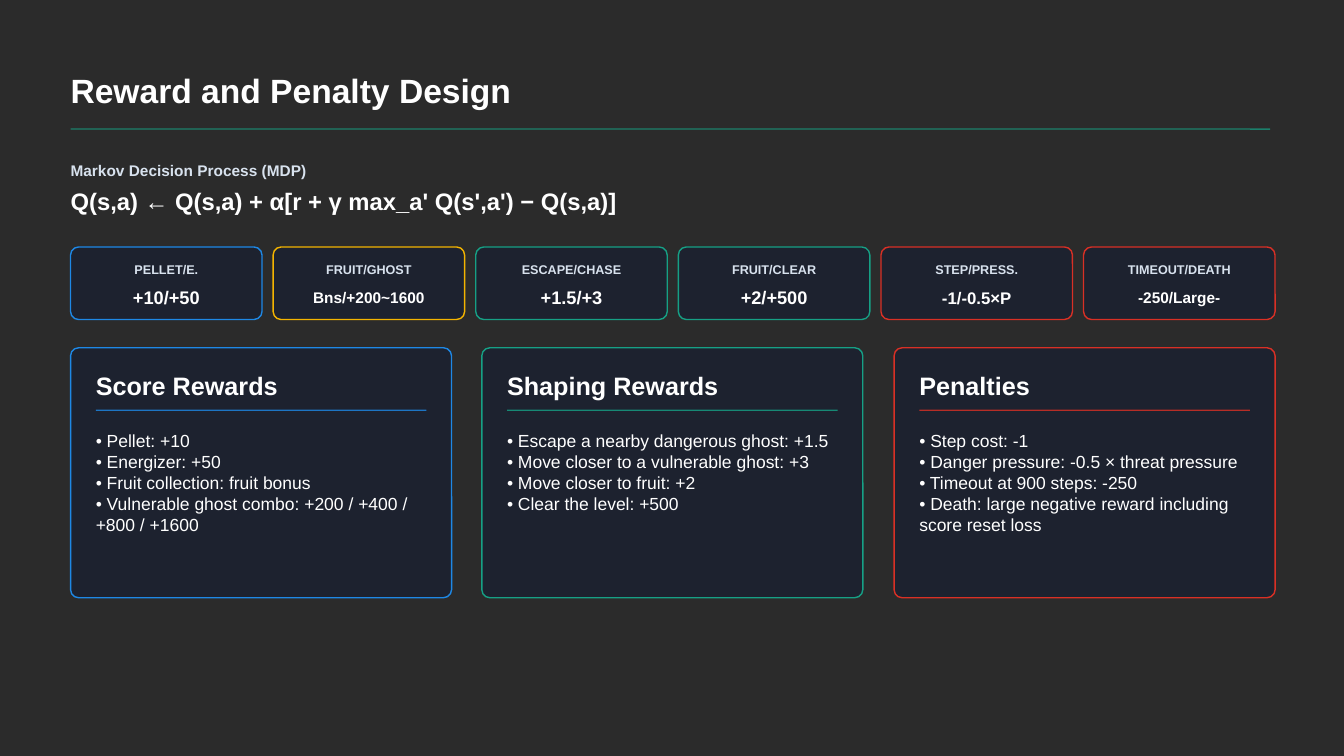
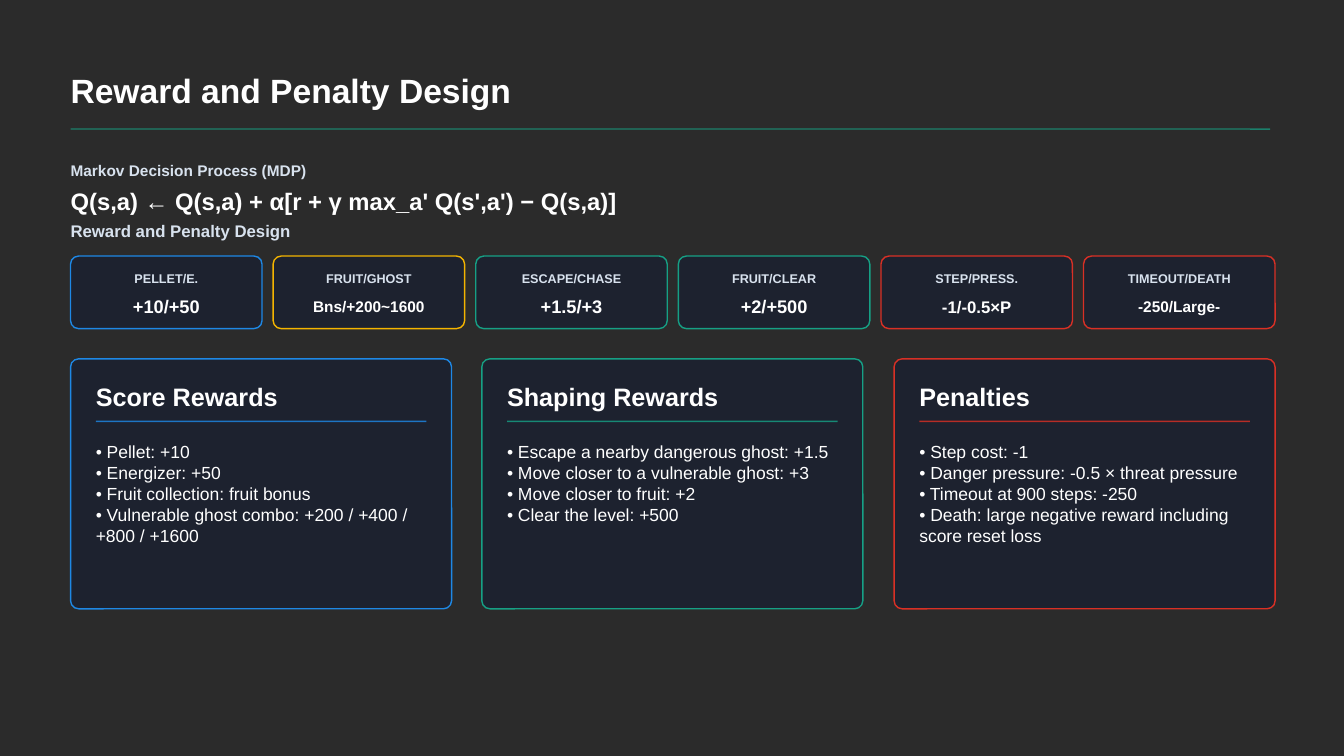
Before and after one commit to RichardFeng000/cs520-project, a slide deck: slide 2 of ppt_3pages/pacman_rl_3slides.pptx. Drawn at 1344x756 pixels with LibreOffice and Linux fonts; fonts in the diff are those of the drawing; background and template pictures are left out; a plain dark background stands for a picture behind light text. Boxes give left, top, right and bottom in pixels: in the first picture for what was removed or moved away, otherwise in the second. Text is boxed around its words. In the diff, an @@ line names an element or a change of style, - is before the commit and + after.

```diff
--- a/ppt_3pages/pacman_rl_3slides.pptx
+++ b/ppt_3pages/pacman_rl_3slides.pptx
@@ text added at box(71, 225, 291, 241), 12 pt, text #D8E2EE, bold @@
+Reward and Penalty Design
@@ 18 texts, 9 rounded rectangles, 3 lines: place and size @@
-18 texts, 9 rounded rectangles, 3 lines at box(71, 247, 1275, 598)
+18 texts, 9 rounded rectangles, 3 lines at box(71, 256, 1275, 609)
```
Also in this commit, not shown: 1 slide added, 1 slide removed, 1 other file.
